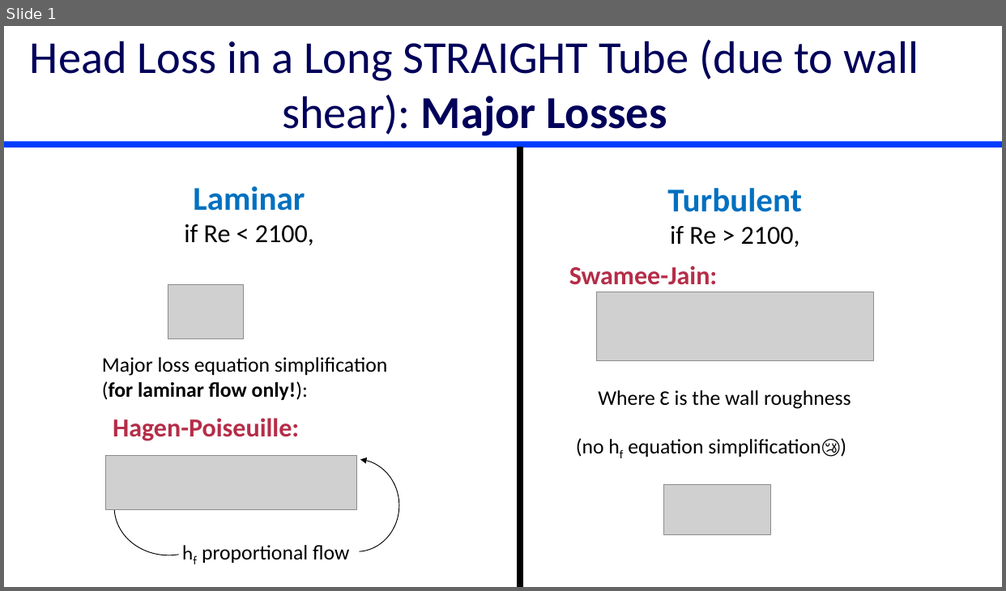
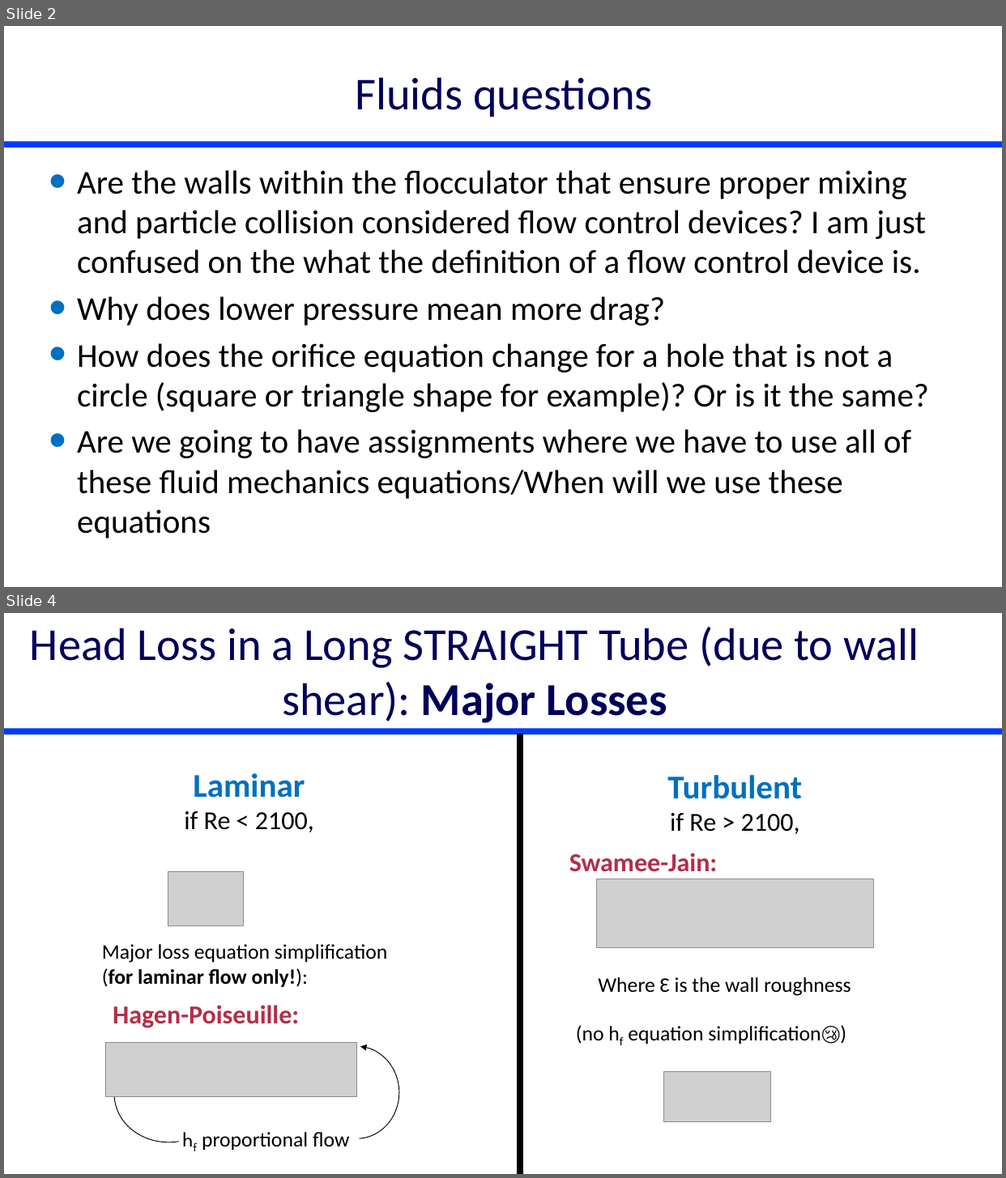
Before and after one commit to monroews/CEE4520Lectures, a slide deck: Discussions/Head Loss.pptx. Shown one above the other, each under a label of ours: slide 1 before the commit, slides 2 and 4 after it; the slides between them are not shown. The pictures are 1006x591 and 1006x1178 pixels, drawn with LibreOffice and Linux fonts; fonts in the diff are those of the drawing; grey boxes stand for pictures. Boxes give left, top, right and bottom in pixels: in the first picture for what was removed or moved away, otherwise in the second. Text is boxed around its words. In the diff, an @@ line names an element or a change of style, - is before the commit and + after.

```diff
--- a/Discussions/Head Loss.pptx
+++ b/Discussions/Head Loss.pptx
@@ slide 2 added at bbox=[4, 26, 1002, 587], background #FFFFFF; not listed: 1 template element that a slide beside it also shows @@
@@ title added at bbox=[355, 77, 653, 117], 44 pt, text #00005A @@
+Fluids questions
@@ text added at bbox=[77, 170, 929, 539], 32 pt, text #000000 @@
+• Are the walls within the flocculator that ensure proper mixing and particle collision considered flow control devices? I am just confused on the what the definition of a flow control device is.
+• Why does lower pressure mean more drag?
+• How does the orifice equation change for a hole that is not a circle (square or triangle shape for example)? Or is it the same?
+• Are we going to have assignments where we have to use all of these fluid mechanics equations/When will we use these equations
@@ what was slide 1 is now slide 4 @@
```
Also in this commit, not shown: 2 slides changed, 2 other slides added, 8 other files.
